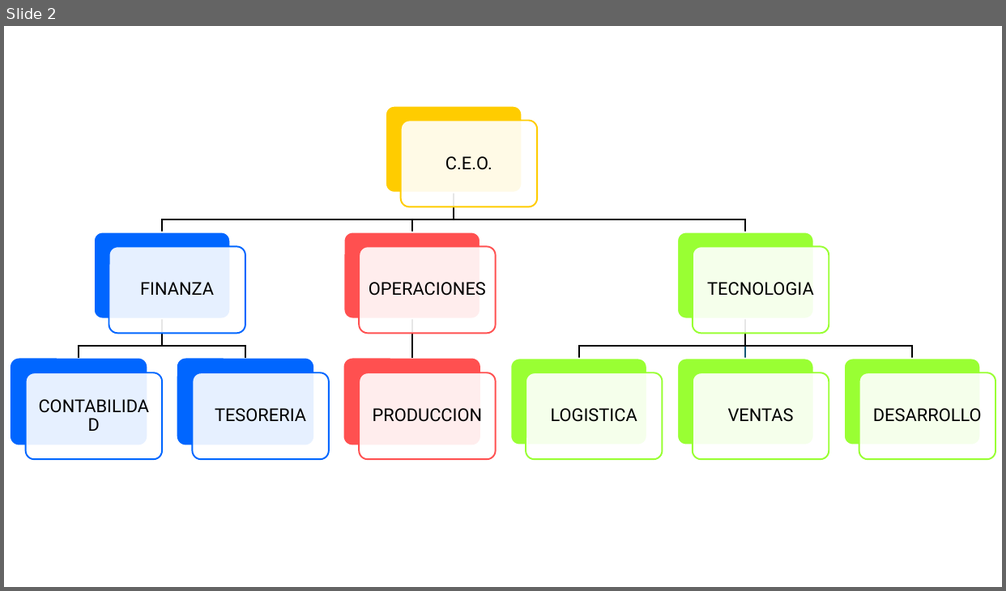
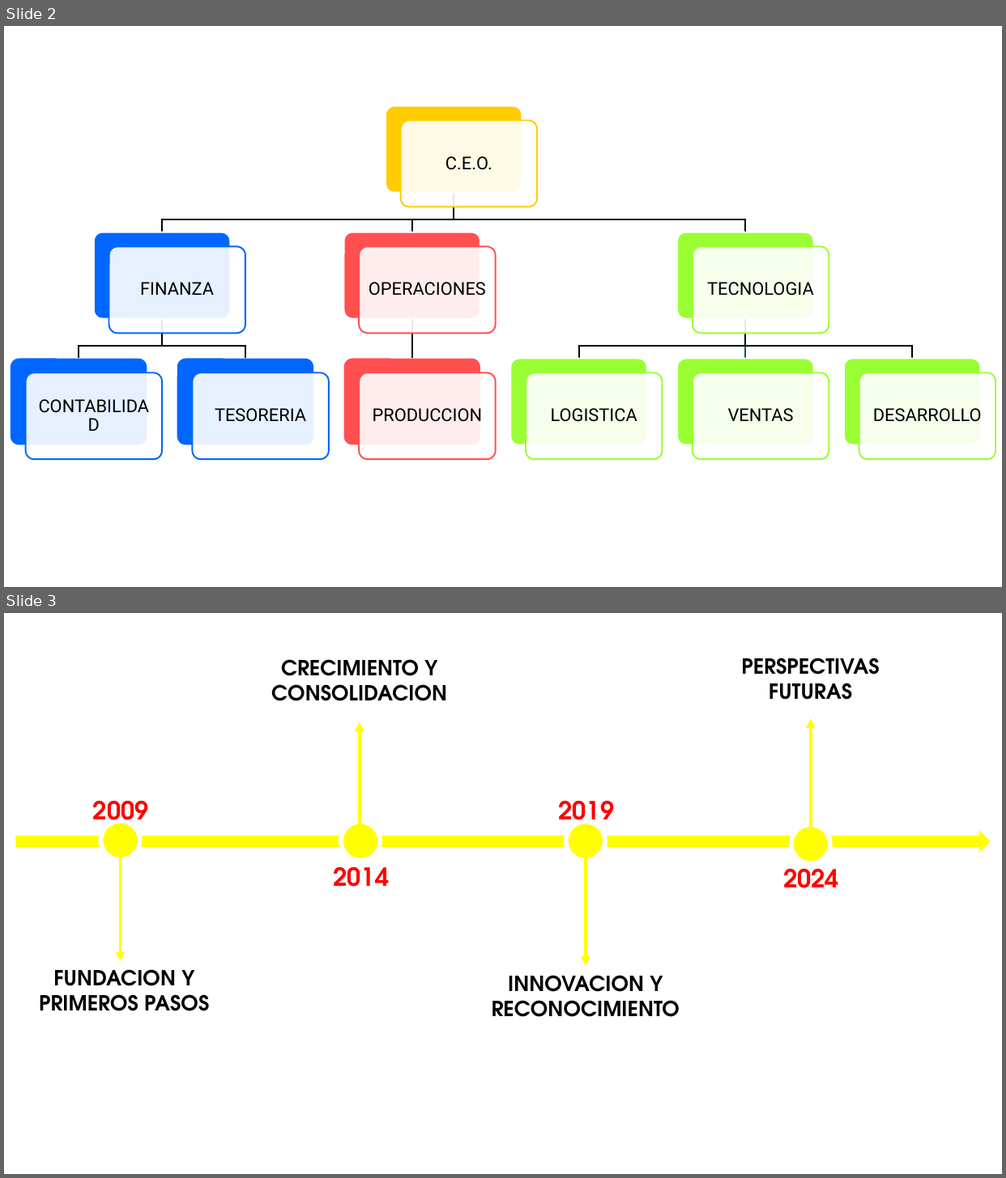
Before and after one commit to DarkCodeKnight25/IDAT, a slide deck: Ciclo VI/PROYECTO CERTIFICADOR DESARROLLO SOFTWARE III/DATA_ALTARED.pptx. Shown one above the other, each under a label of ours: slide 2 before the commit, slides 2 and 3 after it. The pictures are 1006x591 and 1006x1178 pixels, drawn with LibreOffice and Linux fonts; fonts in the diff are those of the drawing. Boxes give left, top, right and bottom in pixels: in the first picture for what was removed or moved away, otherwise in the second. Text is boxed around its words. In the diff, an @@ line names an element or a change of style, - is before the commit and + after.

```diff
--- a/Ciclo VI/PROYECTO CERTIFICADOR DESARROLLO SOFTWARE III/DATA_ALTARED.pptx
+++ b/Ciclo VI/PROYECTO CERTIFICADOR DESARROLLO SOFTWARE III/DATA_ALTARED.pptx
@@ slide 3 added at (4,613,1002,1174), background #FFFFFF @@
@@ text added at (271,659,447,701), 20 pt, text #000000, bold @@
+CRECIMIENTO Y CONSOLIDACION
@@ text added at (741,658,879,700), 20 pt, text #000000, bold @@
+PERSPECTIVAS FUTURAS
@@ arrow added from (360, 844) to (360, 722), #FFFF00 3 pt @@
@@ arrow added from (811, 840) to (811, 718), #FFFF00 3 pt @@
@@ text added at (93,801,149,831), 24 pt, text #FF0000, bold @@
+2009
@@ text added at (558,801,614,831), 24 pt, text #FF0000, bold @@
+2019
@@ right arrow added at (16,830,991,853), fill #FFFF00 @@
@@ ellipse added at (100,821,139,860), fill #FFFF00, outline #FFFFFF 4.5 pt @@
@@ ellipse added at (341,822,380,861), fill #FFFF00, outline #FFFFFF 4.5 pt @@
@@ ellipse added at (566,822,605,861), fill #FFFF00, outline #FFFFFF 4.5 pt @@
@@ ellipse added at (791,825,830,864), fill #FFFF00, outline #FFFFFF 4.5 pt @@
@@ arrow added from (120, 840) to (120, 962), #FFFF00 3 pt @@
@@ arrow added from (586, 845) to (586, 966), #FFFF00 3 pt @@
@@ text added at (333,867,389,887), 24 pt, text #FF0000, bold @@
+2014
@@ text added at (783,861,839,888), 24 pt, text #FF0000, bold @@
+2024
@@ text added at (39,969,209,1012), 20 pt, text #000000, bold @@
+FUNDACION Y PRIMEROS PASOS
@@ text added at (492,975,680,1017), 20 pt, text #000000, bold @@
+INNOVACION Y RECONOCIMIENTO
```
Also in this commit, not shown: 3 other files.
